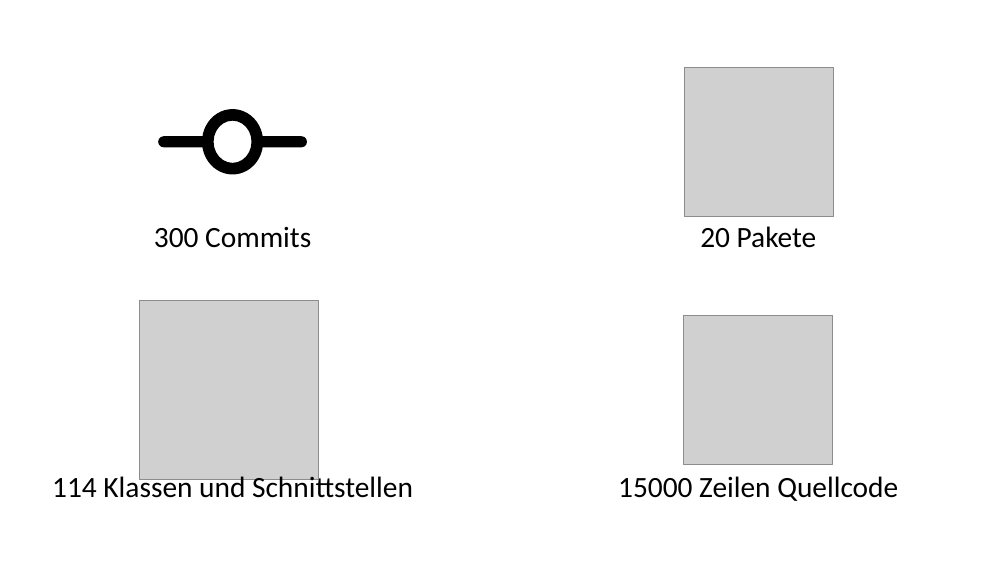
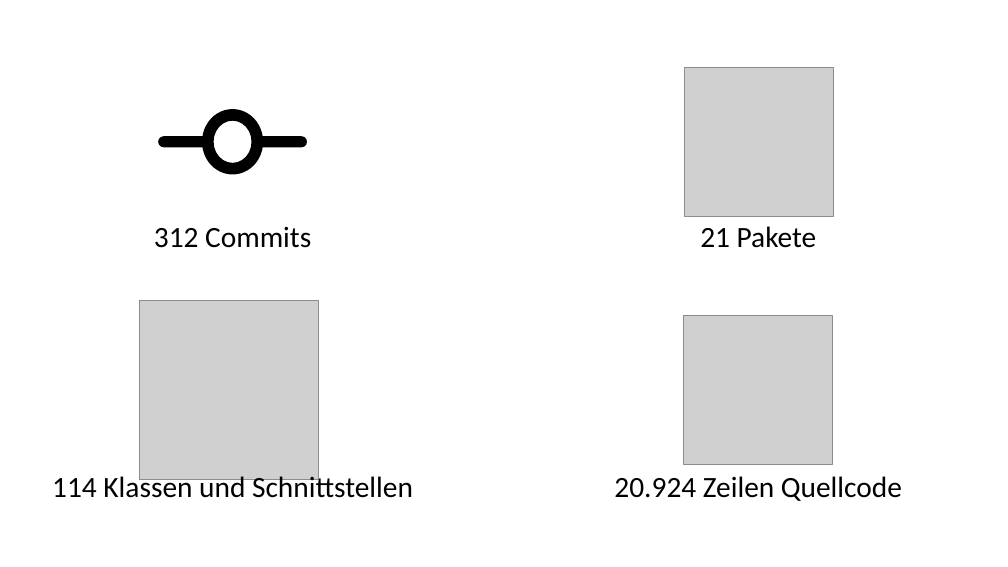
Before and after one commit to ChristianSchorr/repeated_games_pse, a slide deck: slide 2 of Dokumente/Implementierung/Präsentation/Präsentation.pptx. Drawn at 1008x567 pixels with LibreOffice and Linux fonts; fonts in the diff are those of the drawing; grey boxes stand for pictures. Boxes give left, top, right and bottom in pixels: in the first picture for what was removed or moved away, otherwise in the second. Text is boxed around its words. In the diff, an @@ line names an element or a change of style, - is before the commit and + after.

Commit message:
update splashloader und präsentation

```diff
--- a/Dokumente/Implementierung/Präsentation/Präsentation.pptx
+++ b/Dokumente/Implementierung/Präsentation/Präsentation.pptx
@@ text at <box>154,226,311,248</box>: text changed @@
-300 Commits
+312 Commits
@@ text at <box>700,226,817,248</box>: text changed @@
-20 Pakete
+21 Pakete
@@ text at <box>614,476,902,501</box>: text changed @@
-15000 Zeilen Quellcode
+20.924 Zeilen Quellcode
```
Also in this commit, not shown: 1 other file.
